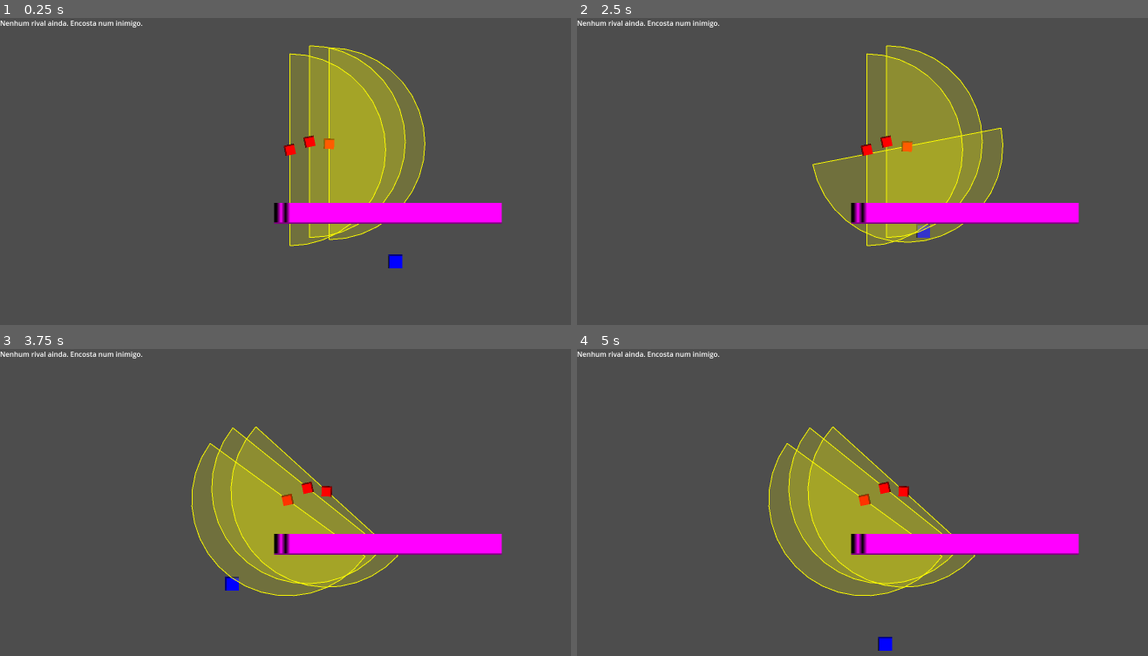
Above: before the commit, frames 1-4 (two rows, left to right).
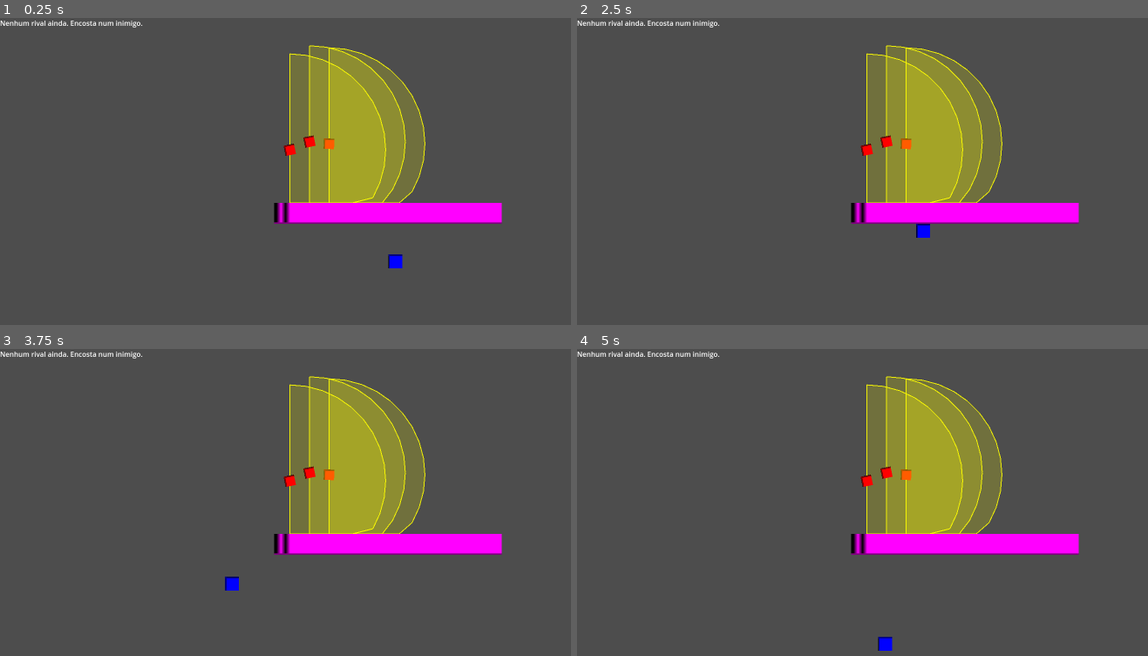
Above: after the commit, the same moments.

Repository: titosavio/Games
Game: Godot game, scene res://scenes/Main.tscn
Two runs of this game, one before a commit and one after it. Both use one fixed random seed, a clock stepped at 60 frames per second and the inputs below.
Inputs:
- Up to frame 1 (0.25 s): no input
- Up to frame 2 (2.5 s): tap Enter at 0.5, 2 s; hold W (ui_up) 0.53-2.03 s; tap Space at 1.25 s; hold Left (ui_left) from 2.03 s (still down)
- Up to frame 3 (3.75 s): release Left (ui_left) at 3.53 s; hold Down (ui_down) from 3.53 s (still down)
- Up to frame 4 (5 s): release Down (ui_down) at 4.28 s; hold Right (ui_right) from 4.28 s (still down)

The runs differ from the first frame. In frame 1, 0.9% of the frame differs, in the area x 50-73%, y 55-75%; in frame 2, 5.2%; in frame 3, 19%, in the area x 33-75%, y 8-81%; in frame 4, 19%.

Commit message:
feat: Add visibility layers and collision masks to nodes
Implemented visibility layers and collision masks for Enemy, Player, and Wall nodes to enhance interaction and visibility handling. This change improves the game's collision detection and visibility mechanics, ensuring better gameplay experience.

Diff:
--- a/new-game-project/scenes/Enemy.tscn
+++ b/new-game-project/scenes/Enemy.tscn
@@ -13,6 +13,8 @@
 size = Vector2(23, 23)
 
 [node name="Enemy" type="CharacterBody2D"]
+visibility_layer = 7
+collision_mask = 7
 script = ExtResource("1_3gvst")
 follow_angle = 180.0
 
--- a/new-game-project/scenes/Player.tscn
+++ b/new-game-project/scenes/Player.tscn
@@ -10,6 +10,7 @@
 
 [node name="Player" type="CharacterBody2D"]
 visibility_layer = 7
+collision_mask = 7
 script = ExtResource("1_p0vlq")
 
 [node name="Sprite2D" type="Sprite2D" parent="."]
--- a/new-game-project/scenes/Wall.tscn
+++ b/new-game-project/scenes/Wall.tscn
@@ -7,8 +7,11 @@
 size = Vector2(50, 50)
 
 [node name="Wall" type="StaticBody2D"]
+visibility_layer = 2
+collision_layer = 2
 
 [node name="CollisionShape2D" type="CollisionShape2D" parent="."]
+visibility_layer = 2
 shape = SubResource("RectangleShape2D_6k1vx")
 
 [node name="Sprite2D" type="Sprite2D" parent="."]
--- a/new-game-project/scripts/Enemy.gd
+++ b/new-game-project/scripts/Enemy.gd
@@ -116,13 +116,23 @@
 
 func has_line_of_sight(world_point: Vector2) -> bool:
 	var space := get_world_2d().direct_space_state
-	var q := PhysicsRayQueryParameters2D.create(global_position, world_point)
+	var origin := global_position + facing_dir.normalized() * 6.0
+
+	var q := PhysicsRayQueryParameters2D.create(origin, world_point)
 	q.collision_mask = vision_collision_mask
-	q.exclude = [self] # evita acertar o próprio inimigo
+	q.exclude = [self]
+	q.exclude += get_children()
+	q.collide_with_areas = true
+	q.collide_with_bodies = true
+	q.hit_from_inside = true
 
 	var hit := space.intersect_ray(q)
-	# se não bateu em nada, visão livre
-	return hit.is_empty()
+
+	if hit.is_empty():
+		return true
+
+	return false
+
 
 func _draw():
 	if not cone_is_visible:
